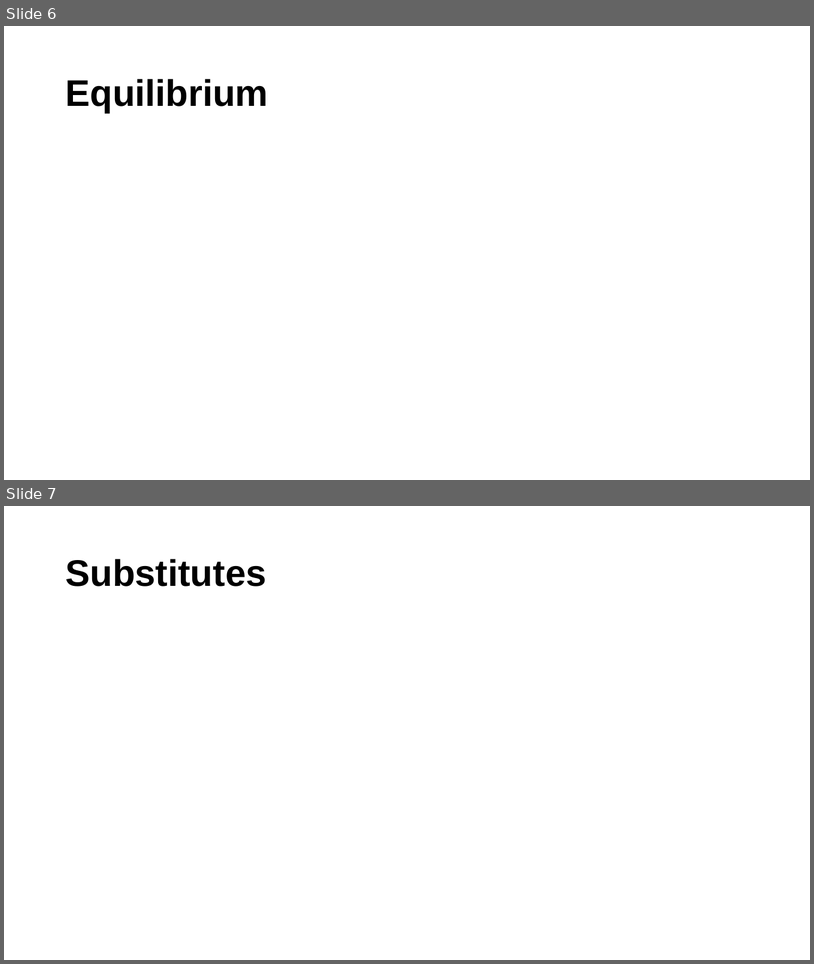
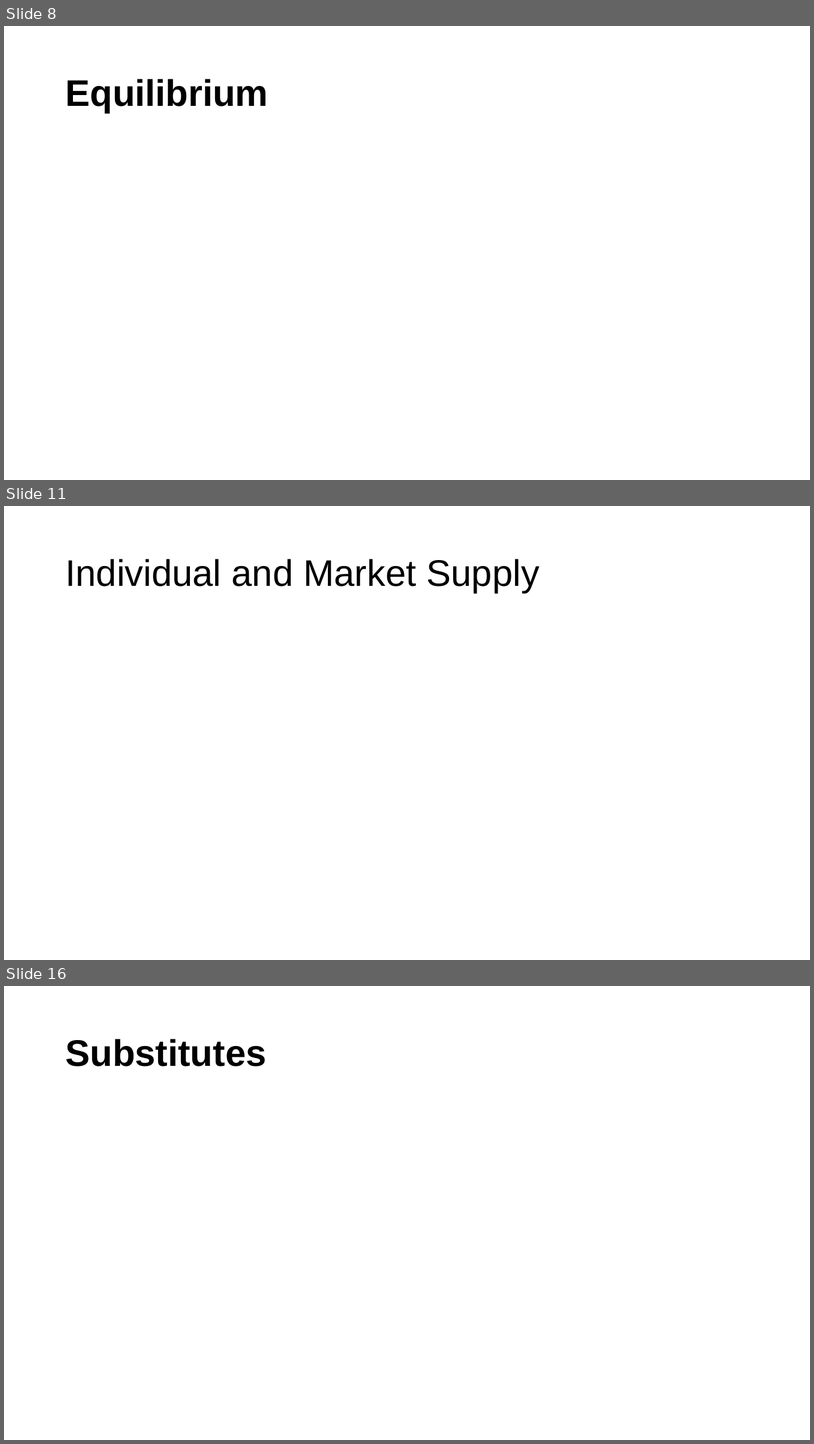
Before and after one commit to zllovesuki/econgraphs, a slide deck: templates/courses/stanford/W16-ECON-50/lecture2/lecture2.pptx. Shown one above the other, each under a label of ours: slides 6 and 7 before the commit, slides 8, 11 and 16 after it; the slides between them are not shown. The pictures are 814x964 and 814x1444 pixels, drawn with LibreOffice and Linux fonts; fonts in the diff are those of the drawing; grey boxes stand for pictures. Boxes give left, top, right and bottom in pixels: in the first picture for what was removed or moved away, otherwise in the second. Text is boxed around its words. In the diff, an @@ line names an element or a change of style, - is before the commit and + after.

```diff
--- a/templates/courses/stanford/W16-ECON-50/lecture2/lecture2.pptx
+++ b/templates/courses/stanford/W16-ECON-50/lecture2/lecture2.pptx
@@ slide 11 added at bbox=[4, 506, 810, 960], background #FFFFFF @@
@@ title added at bbox=[65, 559, 540, 593], 44 pt, text #000000 @@
+Individual and Market Supply
@@ what was slide 6 is now slide 8 @@
@@ what was slide 7 is now slide 16 @@
```
Also in this commit, not shown: 2 slides changed, 8 other slides added, 7 other files.
